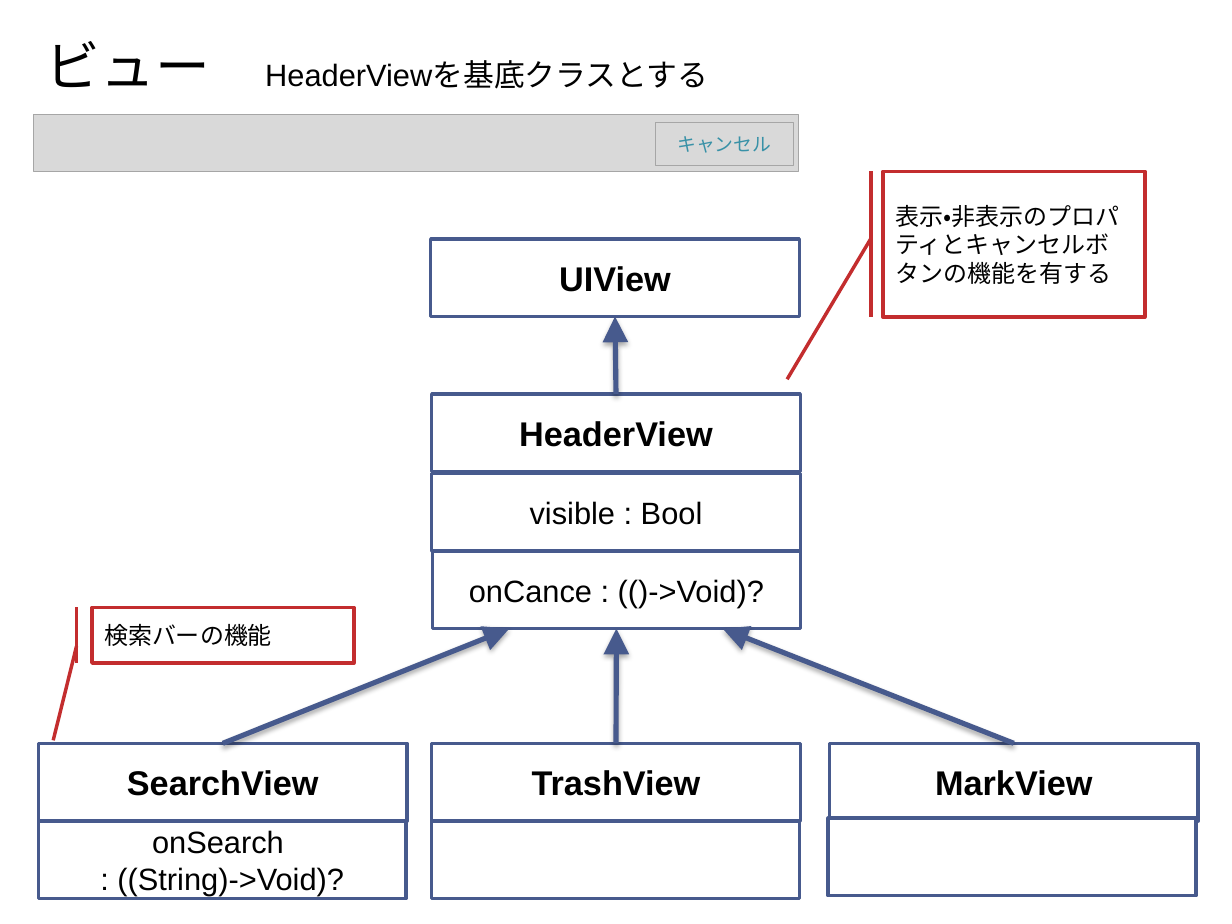
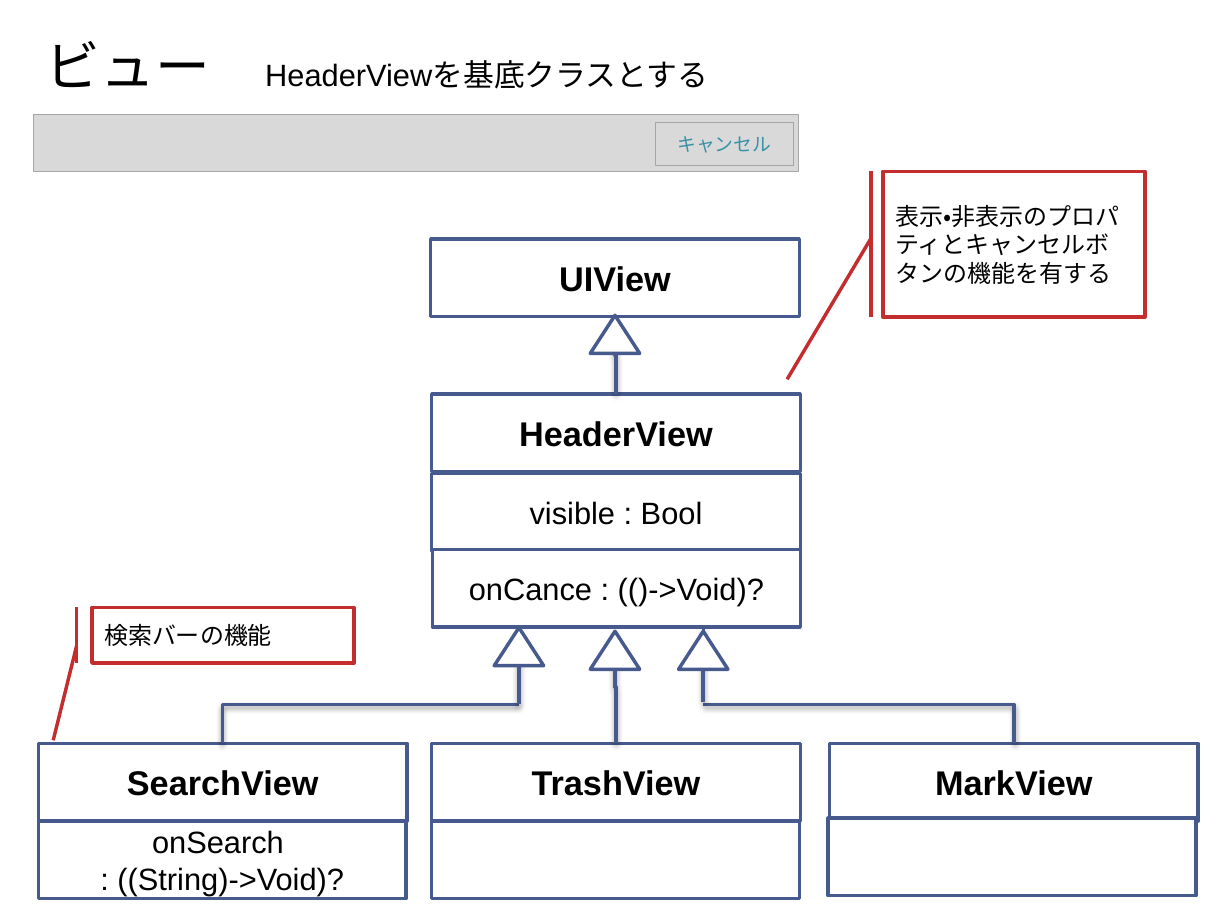
Before and after one commit to furuya02/ToDoApp, a slide deck: slide 28 of doc/ToDoApp.pptx (slide 14 before the commit). Drawn at 1232x924 pixels with LibreOffice and Linux fonts; fonts in the diff are those of the drawing. Boxes give left, top, right and bottom in pixels: in the first picture for what was removed or moved away, otherwise in the second. Text is boxed around its words. In the diff, an @@ line names an element or a change of style, - is before the commit and + after.

```diff
--- a/doc/ToDoApp.pptx
+++ b/doc/ToDoApp.pptx
@@ triangle added at (590, 315, 639, 354), fill #FFFFFF, outline #475A8D 2 pt @@
@@ arrow removed from (616, 394) to (615, 317) @@
@@ elbow line added from (616, 394) to (615, 317), #475A8D 2 pt @@
@@ arrow removed from (223, 743) to (509, 628) @@
@@ triangle added at (494, 627, 543, 665), fill #FFFFFF, outline #475A8D 2 pt @@
@@ arrow removed from (616, 743) to (616, 628) @@
@@ elbow line added from (703, 702) to (703, 628), #475A8D 2 pt @@
@@ arrow removed from (1014, 743) to (723, 628) @@
@@ elbow line added from (519, 705) to (519, 631), #475A8D 2 pt @@
@@ triangle added at (590, 631, 639, 669), fill #FFFFFF, outline #475A8D 2 pt @@
@@ elbow line added from (616, 743) to (615, 631), #475A8D 2 pt @@
@@ triangle added at (679, 631, 728, 669), fill #FFFFFF, outline #475A8D 2 pt @@
@@ elbow line added from (223, 743) to (519, 705), #475A8D 2 pt @@
@@ elbow line added from (1014, 743) to (703, 705), #475A8D 2 pt @@
```
Also in this commit, not shown: 7 other slides changed, 8 slides added, 12 slides removed, 3 other files.
